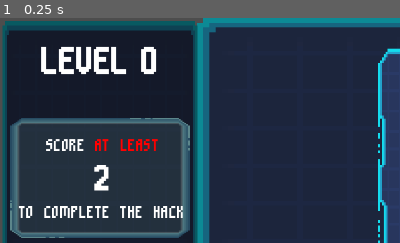
Above: before the commit, frame 1.
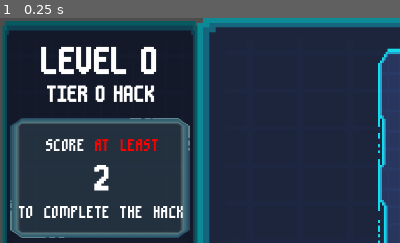
Above: after the commit, the same moment.

Repository: hd2802/stack-demon
Game: Godot game, scene res://_Scenes/LevelManager/level_manager.tscn
The game is run twice, just before and just after one commit, with the same random seed, the same clock (stepped at 60 frames per second) and the same inputs. This scene is started directly instead of the project's main scene.
Inputs:
- Up to frame 1 (0.25 s): no input
The pictures show only the part of the screen within x 0-50%, y 0-50%; the shares and areas given below are measured in that part.

The runs differ from the first frame. In frame 1, 1.2% of the frame differs, in the area x 11-39%, y 29-38%.

Commit message:
feat: add tier label

Diff:
--- a/CustomResources/level_data.gd
+++ b/CustomResources/level_data.gd
@@ -2,4 +2,5 @@
 class_name LevelDataResource
 
 @export var level_number : int = 0
-@export var target_value : int
+@export var target_value : int = 0
+@export var tier : int = 0
--- a/_Scenes/Level/level.tscn
+++ b/_Scenes/Level/level.tscn
@@ -70,6 +70,16 @@
 horizontal_alignment = 1
 vertical_alignment = 1
 
+[node name="LevelTierLabel" type="Label" parent="."]
+offset_left = 12.0
+offset_top = 107.0
+offset_right = 312.0
+offset_bottom = 139.0
+theme = ExtResource("10_ydtrd")
+theme_override_font_sizes/font_size = 38
+horizontal_alignment = 1
+vertical_alignment = 1
+
 [node name="Hand" type="HBoxContainer" parent="."]
 offset_left = 500.0
 offset_top = 523.0
--- a/_Scripts/Level/level.gd
+++ b/_Scripts/Level/level.gd
@@ -4,6 +4,7 @@
 var level_data : LevelDataResource
 
 var title_node : Label
+var tier_title_node : Label
 var stack_node : Stack
 var hand_node : Hand
 var target_node : Target
@@ -28,6 +29,10 @@
 	# Title initialisation
 	title_node = self.get_node("LevelTitleLabel")
 	title_node.text = "LEVEL " + str(level_data.level_number)
+
+	# Tier title initialisation
+	tier_title_node = self.get_node("LevelTierLabel")
+	tier_title_node.text = "TIER " + str(level_data.tier) + " HACK"
 
 	# Stack initialisation
 	stack_node = self.get_node("Stack")
--- a/_Scripts/LevelManager/level_manager.gd
+++ b/_Scripts/LevelManager/level_manager.gd
@@ -48,6 +48,7 @@
 
 	lvl_data.level_number = current_level
 	lvl_data.target_value = tier_current_target
+	lvl_data.tier = current_tier
 
 	return lvl_data
 
